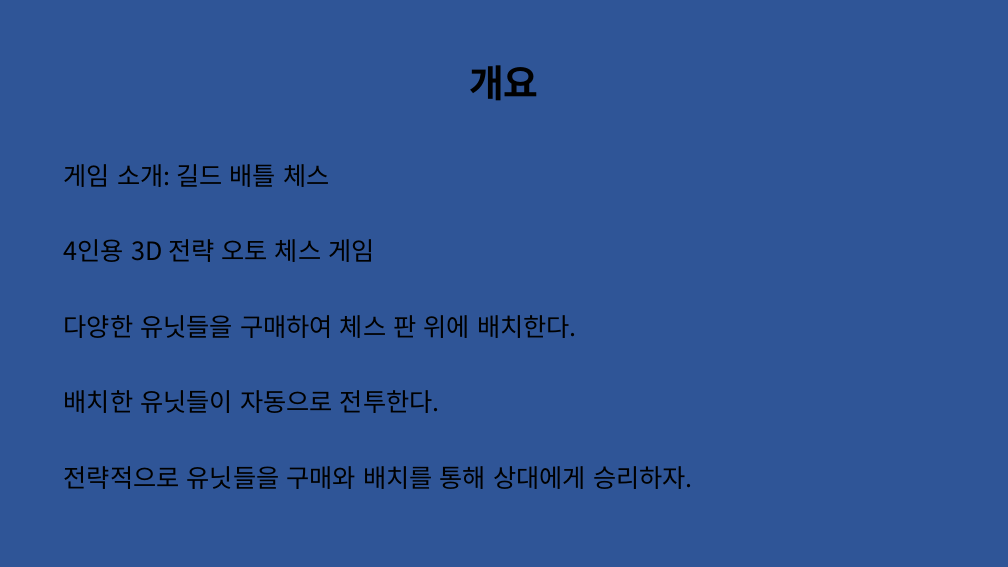
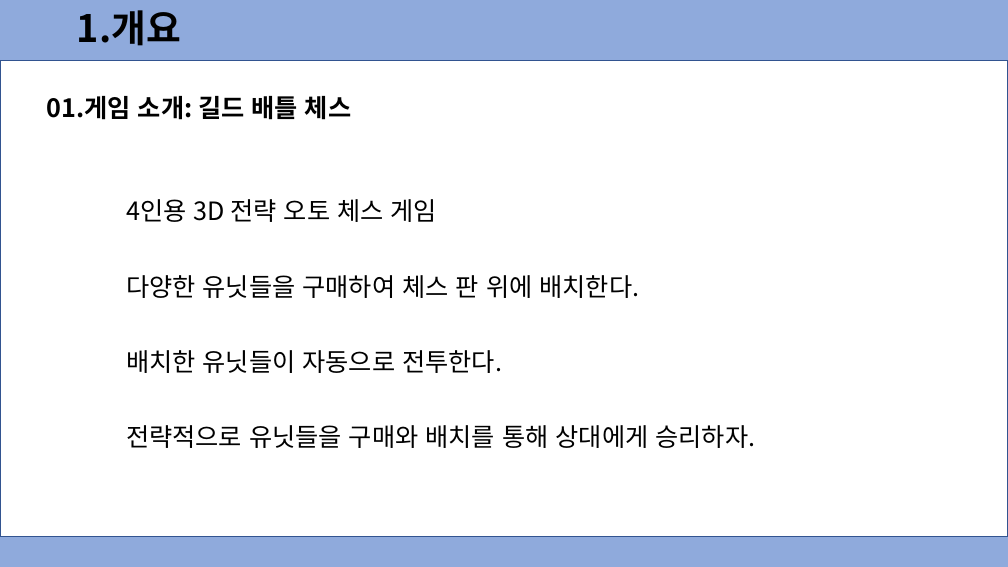
Before and after one commit to dmsdn16/kpu_projects, a slide deck: slide 3 of 2022 졸업작품 중간발표(은우 추가).pptx. Drawn at 1008x567 pixels with LibreOffice and Linux fonts; fonts in the diff are those of the drawing. Boxes give left, top, right and bottom in pixels: in the first picture for what was removed or moved away, otherwise in the second. Text is boxed around its words. In the diff, an @@ line names an element or a change of style, - is before the commit and + after.

```diff
--- a/2022 졸업작품 중간발표(은우 추가).pptx
+++ b/2022 졸업작품 중간발표(은우 추가).pptx
@@ background #2F5597 to #8FAADC @@
@@ title at [77, 10, 181, 46]: text changed @@
-개요
+1.개요
@@ rectangle added at [0, 60, 1008, 537], fill #FFFFFF, outline #325491 1 pt @@
@@ text added at [46, 96, 351, 120], 24 pt, text #000000, bold @@
+01.게임 소개: 길드 배틀 체스
@@ text at [64, 164, 329, 187]: paragraph removed @@
-게임 소개: 길드 배틀 체스
@@ text "4인용 3D 전략 오토 체스 ...": place and size @@
-text "4인용 3D 전략 오토 체스 ..." at [64, 164, 693, 489]
+text "4인용 3D 전략 오토 체스 ..." at [126, 199, 755, 448]
```
Also in this commit, not shown: 9 other slides changed, 3 slides added.
